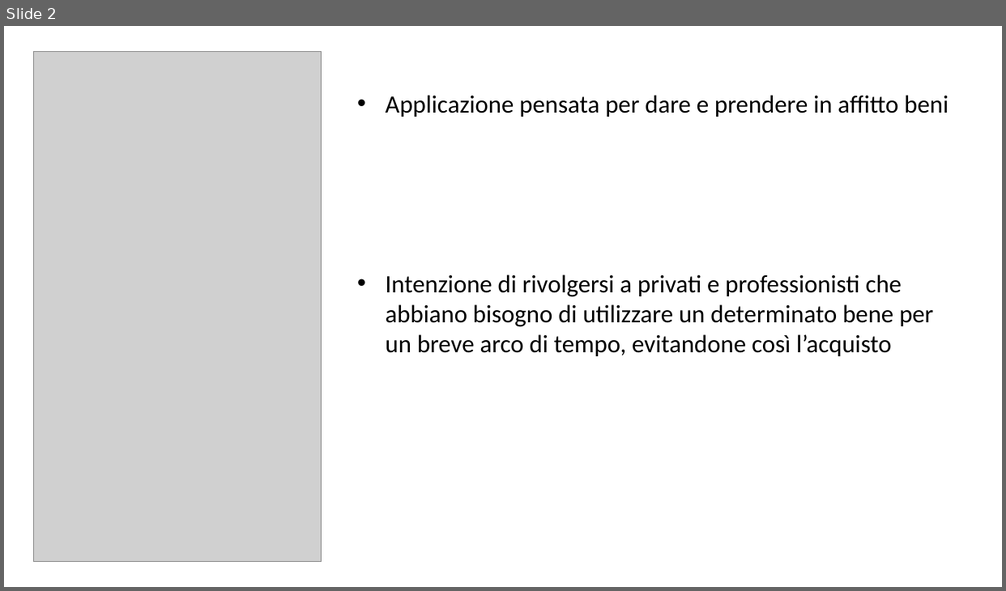
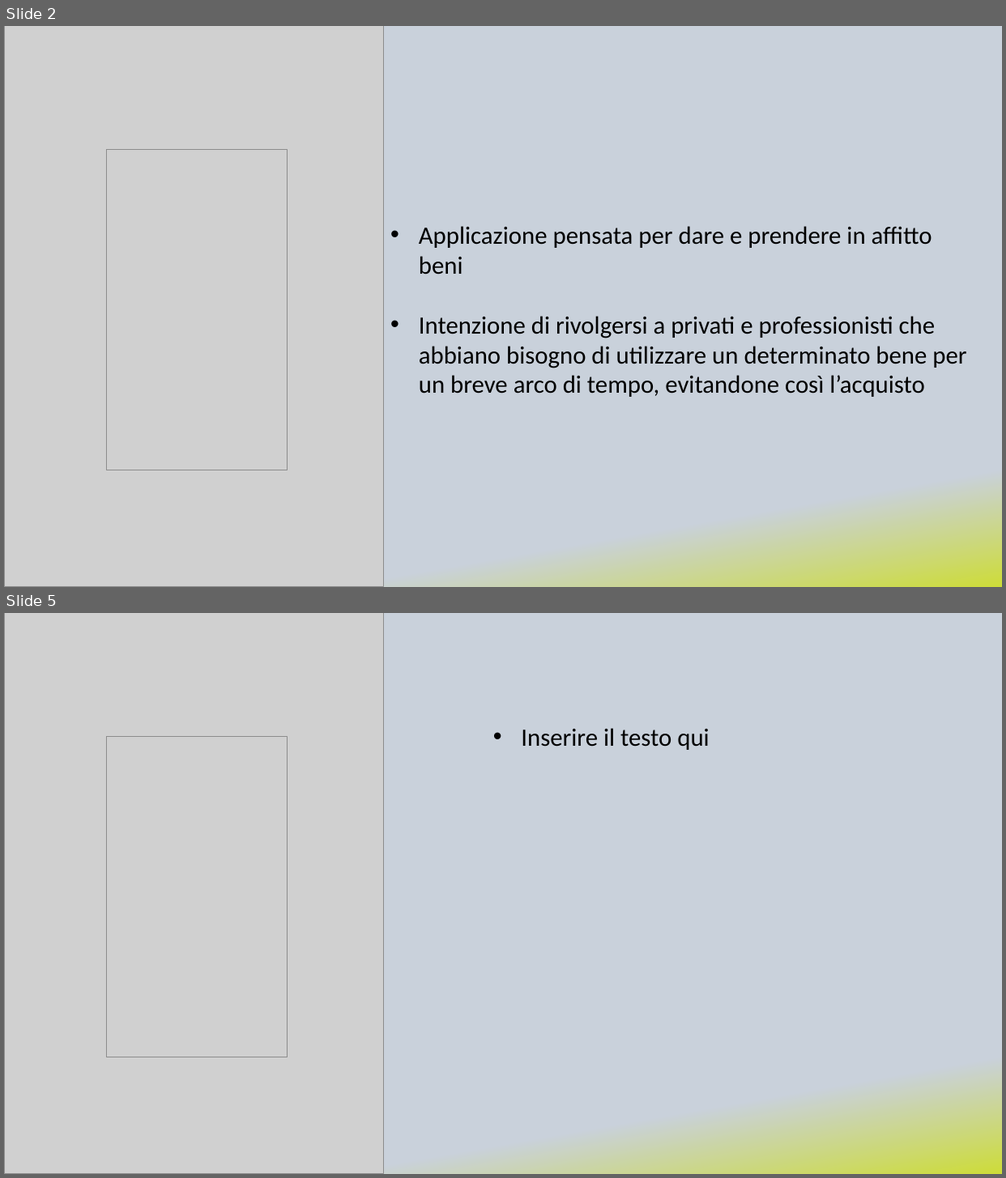
Before and after one commit to Dr-Dd/RentIT, a slide deck: mockup/presentazione.pptx. Shown one above the other, each under a label of ours: slide 2 before the commit, slides 2 and 5 after it; the slides between them are not shown. The pictures are 1006x591 and 1006x1178 pixels, drawn with LibreOffice and Linux fonts; fonts in the diff are those of the drawing; grey boxes stand for pictures. Boxes give left, top, right and bottom in pixels: in the first picture for what was removed or moved away, otherwise in the second. Text is boxed around its words. In the diff, an @@ line names an element or a change of style, - is before the commit and + after.

Commit message:
Aggiunta una grafica al powerpoint, migliorato il testo per renderlo più discorsivo

```diff
--- a/mockup/presentazione.pptx
+++ b/mockup/presentazione.pptx
@@ slide 5 added at box(4, 613, 1002, 1174), background gradient #C9D1DB to #CDDC39 @@
@@ picture added at box(4, 613, 384, 1174) @@
@@ text added at box(521, 728, 709, 750), 24 pt, text #000000 @@
+• Inserire il testo qui
@@ picture added at box(107, 736, 287, 1057) @@
@@ slide 2 changed as well @@
@@ background #FFFFFF to gradient #C9D1DB to #CDDC39 @@
@@ picture added at box(4, 26, 384, 587) @@
@@ picture: place and size @@
-picture at box(34, 51, 322, 562)
+picture at box(107, 149, 287, 470)
@@ text "Applicazione pensata per dare e ..." rewrapped from box(386, 95, 948, 356) to box(419, 226, 966, 397) @@
```
Also in this commit, not shown: 3 other slides added, 4 slides removed, 5 other files.
